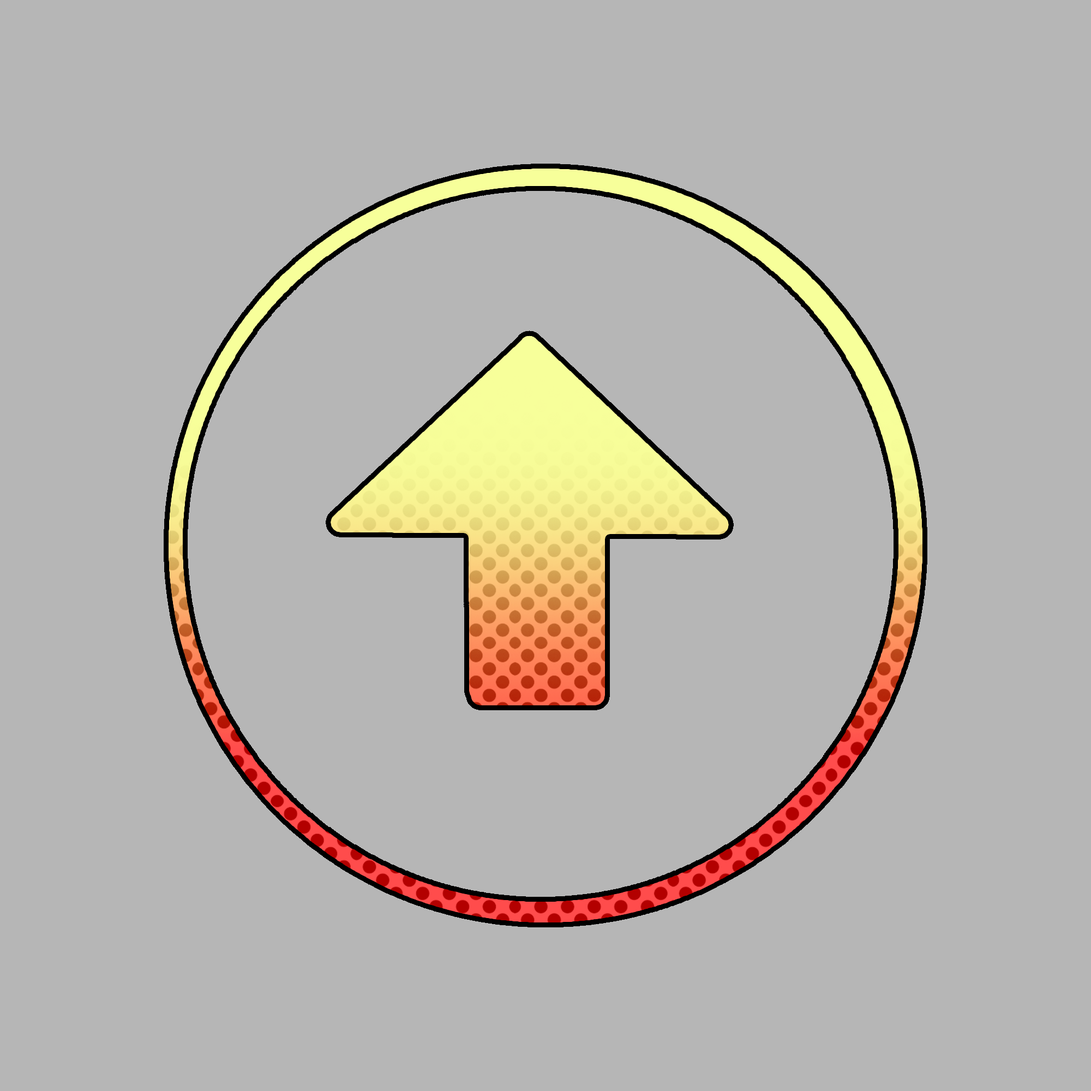
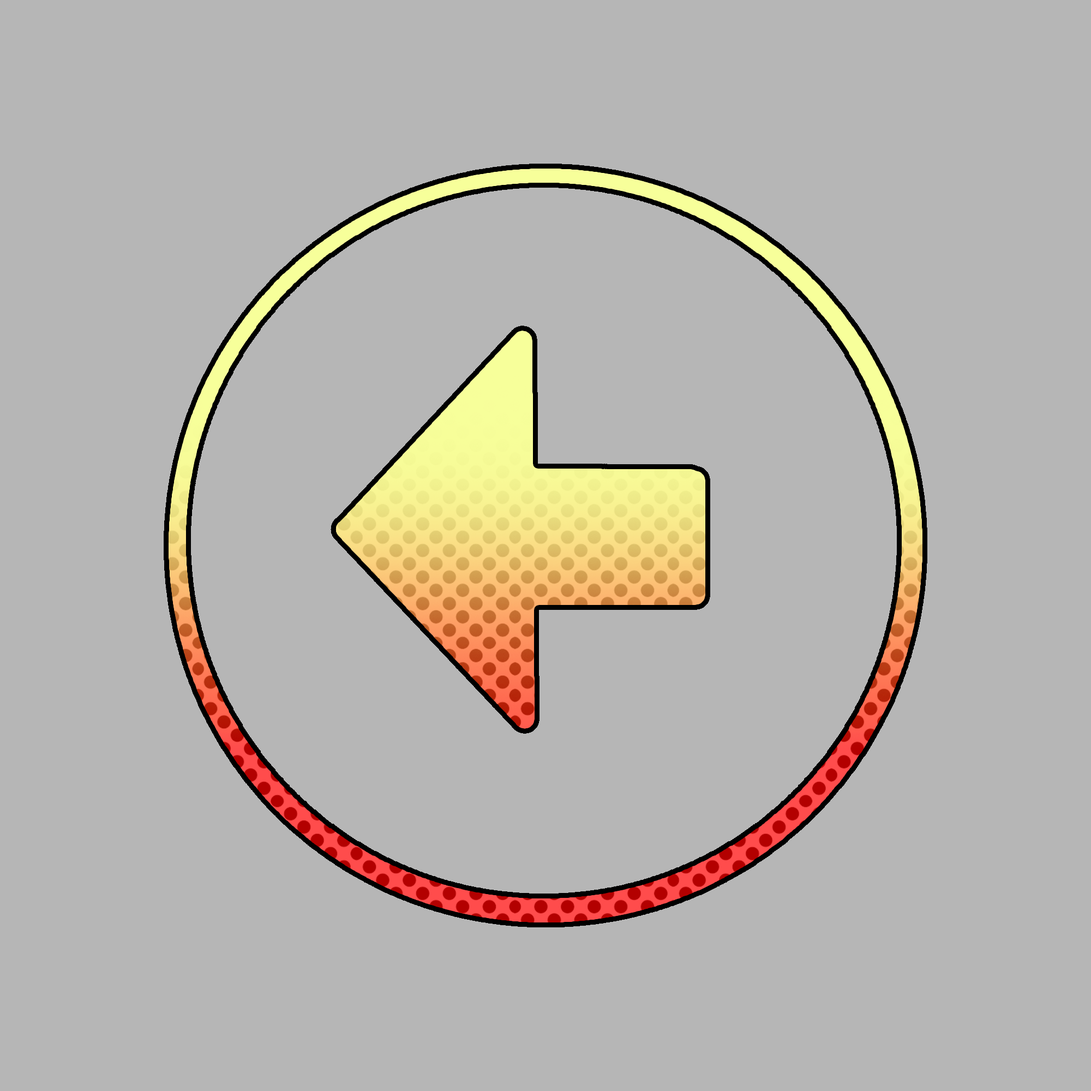
Before/after of a 1091 x 1091 layered artwork. What changed in the layer stack:
painted on "Layer 1" over [163, 163, 928, 928]
